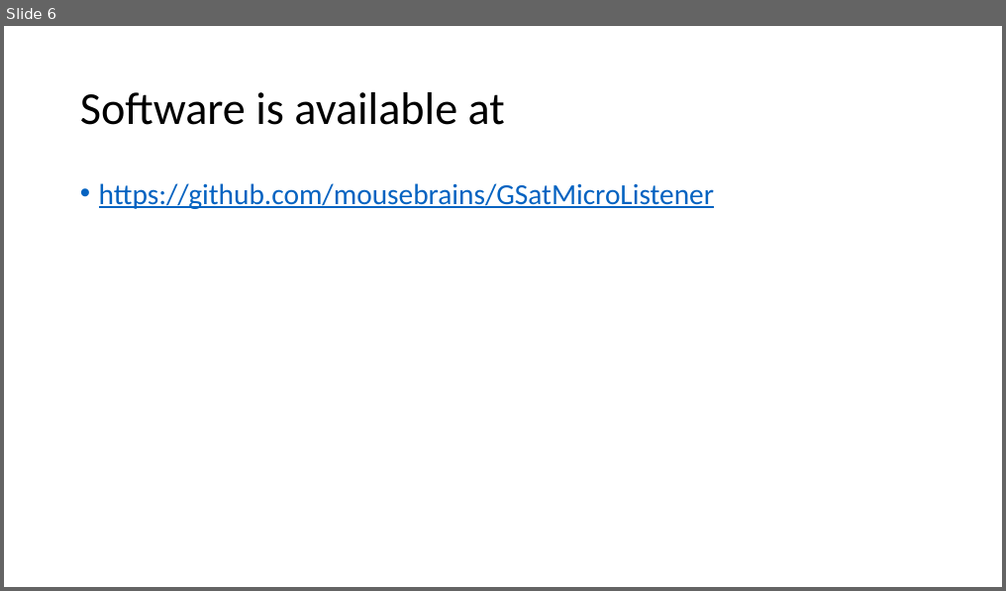
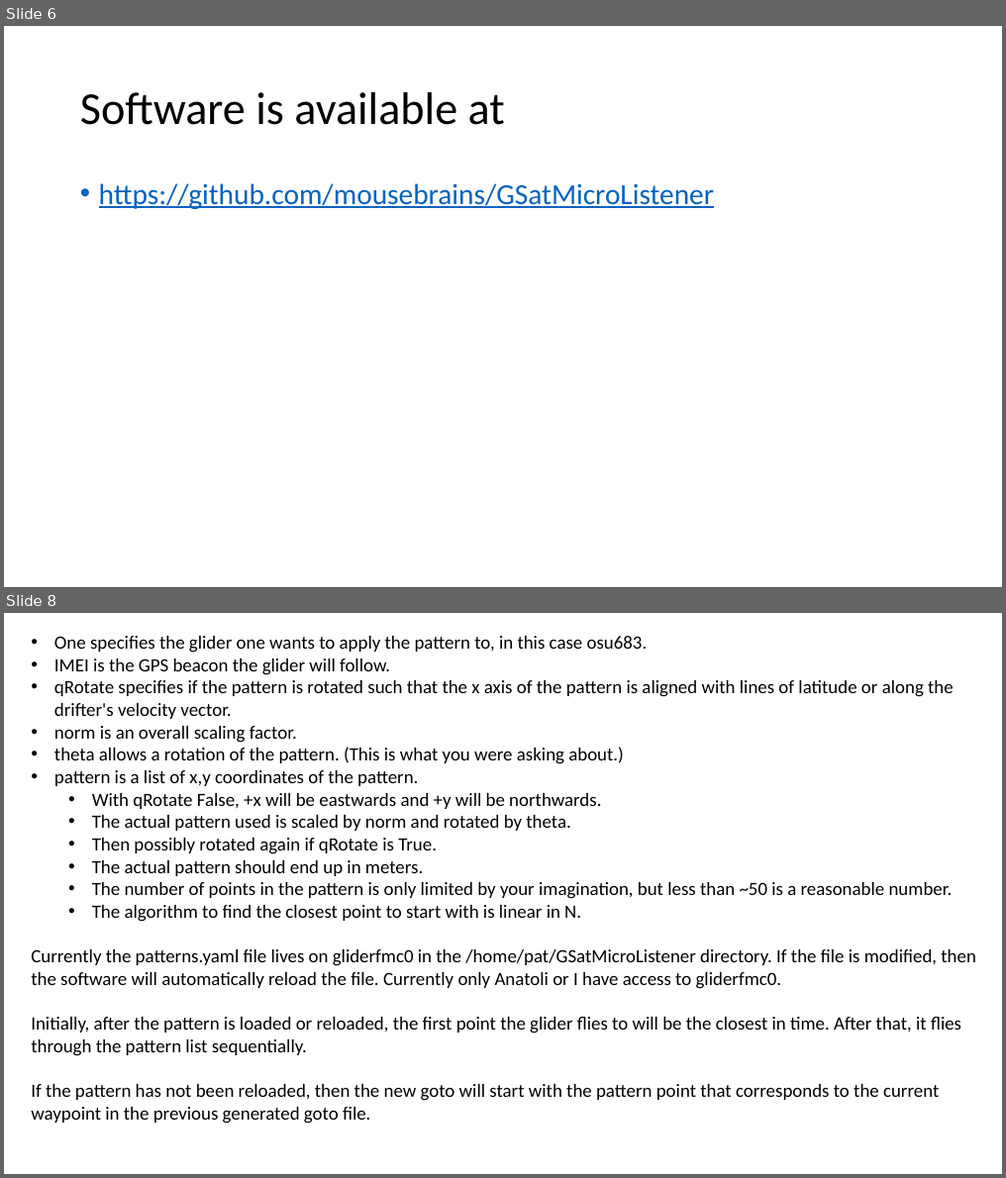
Before and after one commit to mousebrains/GSatMicroListener, a slide deck: Drifter Follower.pptx. Shown one above the other, each under a label of ours: slide 6 before the commit, slides 6 and 8 after it; the slides between them are not shown. The pictures are 1006x591 and 1006x1178 pixels, drawn with LibreOffice and Linux fonts; fonts in the diff are those of the drawing. Boxes give left, top, right and bottom in pixels: in the first picture for what was removed or moved away, otherwise in the second. Text is boxed around its words. In the diff, an @@ line names an element or a change of style, - is before the commit and + after.

```diff
--- a/Drifter Follower.pptx
+++ b/Drifter Follower.pptx
@@ slide 8 added at (4,613,1002,1174), background #FFFFFF @@
@@ text added at (31,636,976,1124), 18 pt, text #000000 @@
+• One specifies the glider one wants to apply the pattern to, in this case osu683.
+• IMEI is the GPS beacon the glider will follow.
+• qRotate specifies if the pattern is rotated such that the x axis of the pattern is aligned with lines of latitude or along the drifter's velocity vector.
+• norm is an overall scaling factor.
+• theta allows a rotation of the pattern. (This is what you were asking about.)
+• pattern is a list of x,y coordinates of the pattern.
+  • With qRotate False, +x will be eastwards and +y will be northwards.
+  • The actual pattern used is scaled by norm and rotated by theta.
+  • Then possibly rotated again if qRotate is True.
+  • The actual pattern should end up in meters.
+  • The number of points in the pattern is only limited by your imagination, but less than ~50 is a reasonable number.
+  • The algorithm to find the closest point to start with is linear in N.
+Currently the patterns.yaml file lives on gliderfmc0 in the /home/pat/GSatMicroListener directory. If the file is modified, then the software will automatically reload the file. Currently only Anatoli or I have access to gliderfmc0.
+Initially, after the pattern is loaded or reloaded, the first point the glider flies to will be the closest in time. After that, it flies through the pattern list sequentially.
+If the pattern has not been reloaded, then the new goto will start with the pattern point that corresponds to the current waypoint in the previous generated goto file.
```
Also in this commit, not shown: 1 other slide added, 1 other file.
